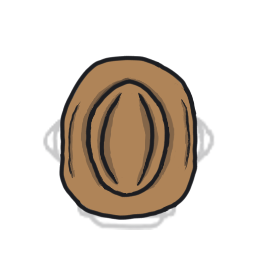
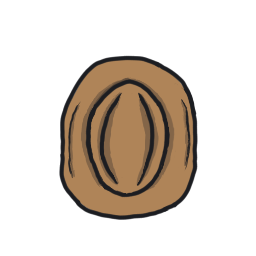
Before/after of a 256 × 256 layered artwork. What changed in the layer stack:
hid group "PlayerReference" (4 layers) over [43, 115, 215, 230]
